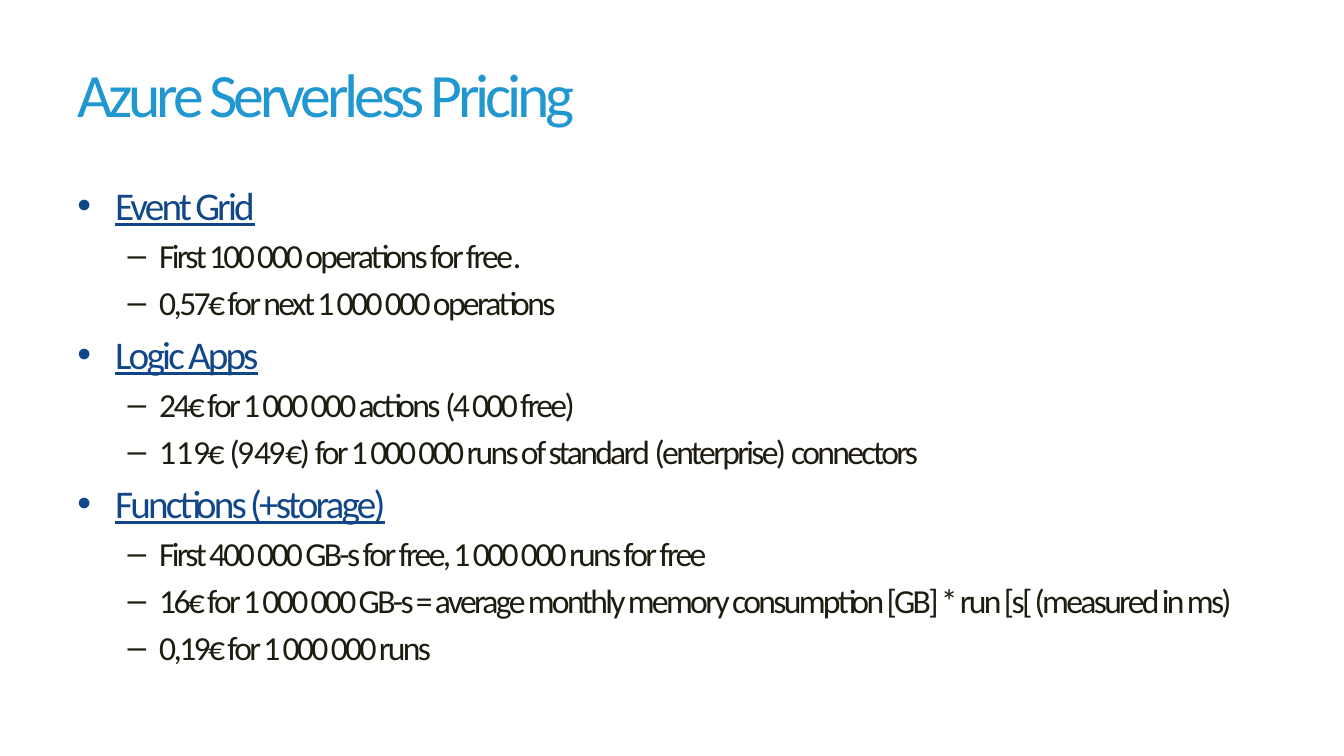
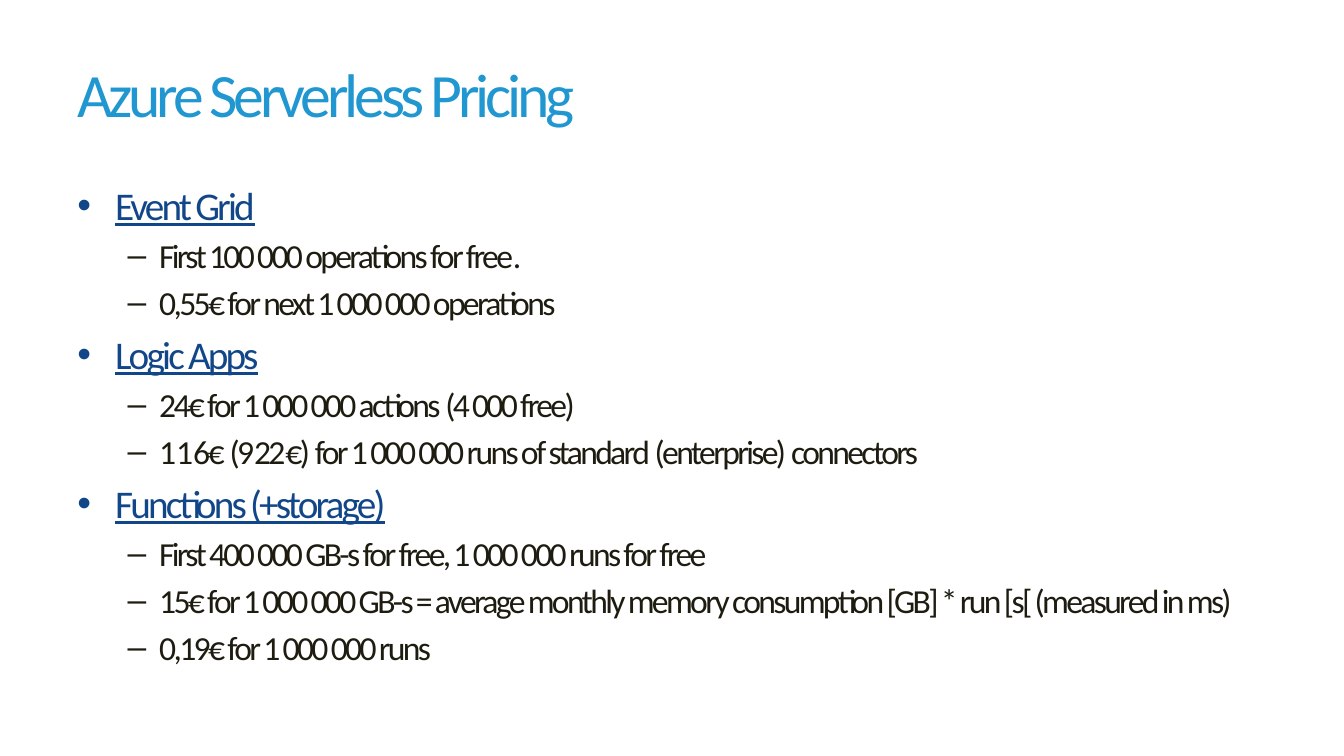
Before and after one commit to havit/CloudApplicationsDevelopment, a slide deck: slide 13 of Lab7-Serverless/Serverless-computing.pptx. Drawn at 1344x756 pixels with LibreOffice and Linux fonts; fonts in the diff are those of the drawing; background and template pictures are left out. Boxes give left, top, right and bottom in pixels: in the first picture for what was removed or moved away, otherwise in the second. Text is boxed around its words. In the diff, an @@ line names an element or a change of style, - is before the commit and + after.

Commit message:
Update presentation Serverless 2024

```diff
--- a/Lab7-Serverless/Serverless-computing.pptx
+++ b/Lab7-Serverless/Serverless-computing.pptx
@@ text at (159, 291, 555, 321): text changed @@
-  – 0,57€ for next 1 000 000 operations
+  – 0,55€ for next 1 000 000 operations
@@ text at (159, 439, 918, 470): text changed @@
-  – 119€ (949€) for 1 000 000 runs of standard (enterprise) connectors
+  – 116€ (922€) for 1 000 000 runs of standard (enterprise) connectors
@@ text at (159, 588, 1232, 619): text changed @@
-  – 16€ for 1 000 000 GB-s = average monthly memory consumption [GB] * run [s[ (measured in ms)
+  – 15€ for 1 000 000 GB-s = average monthly memory consumption [GB] * run [s[ (measured in ms)
```
Also in this commit, not shown: 1 slide added, 1 slide removed.
